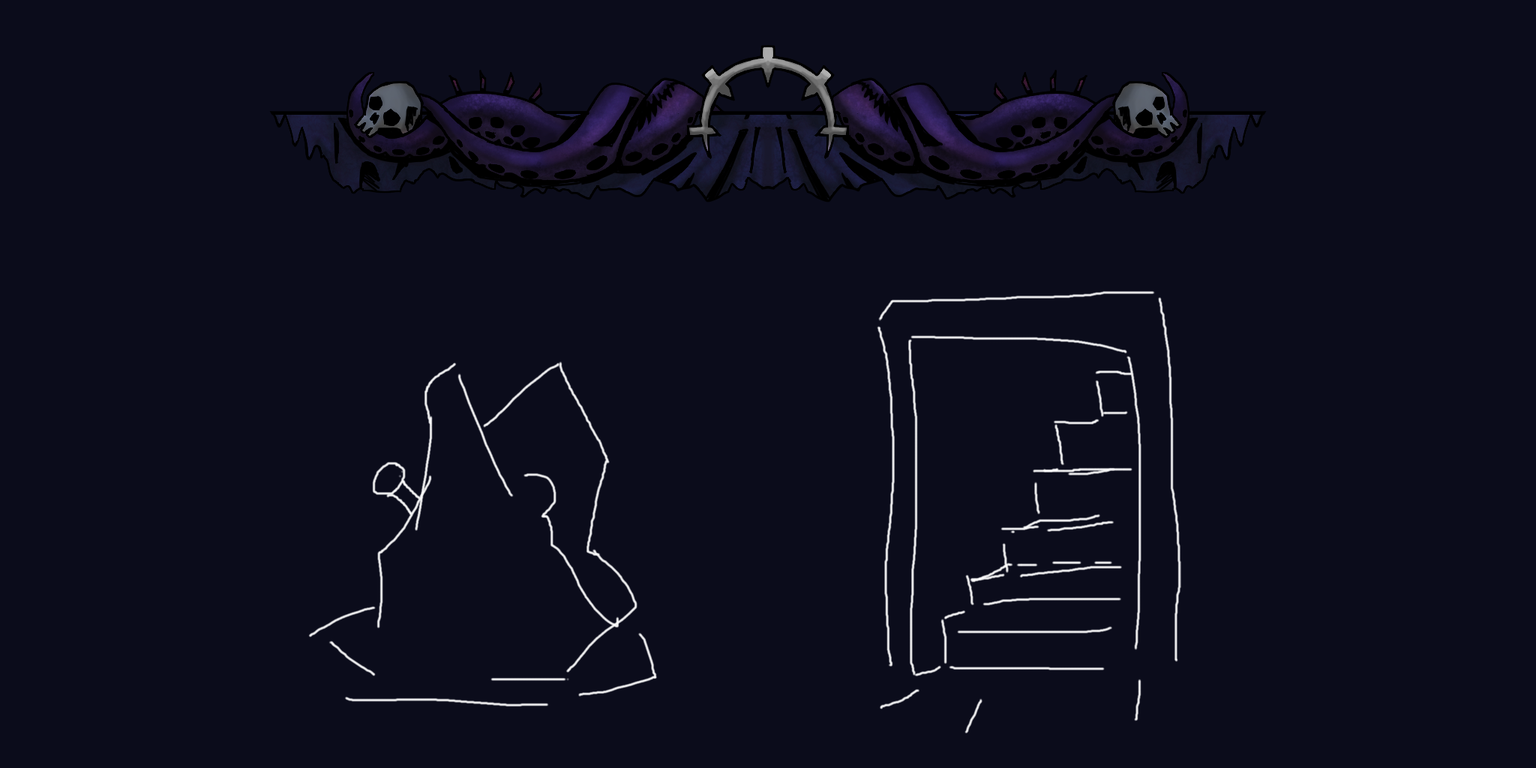
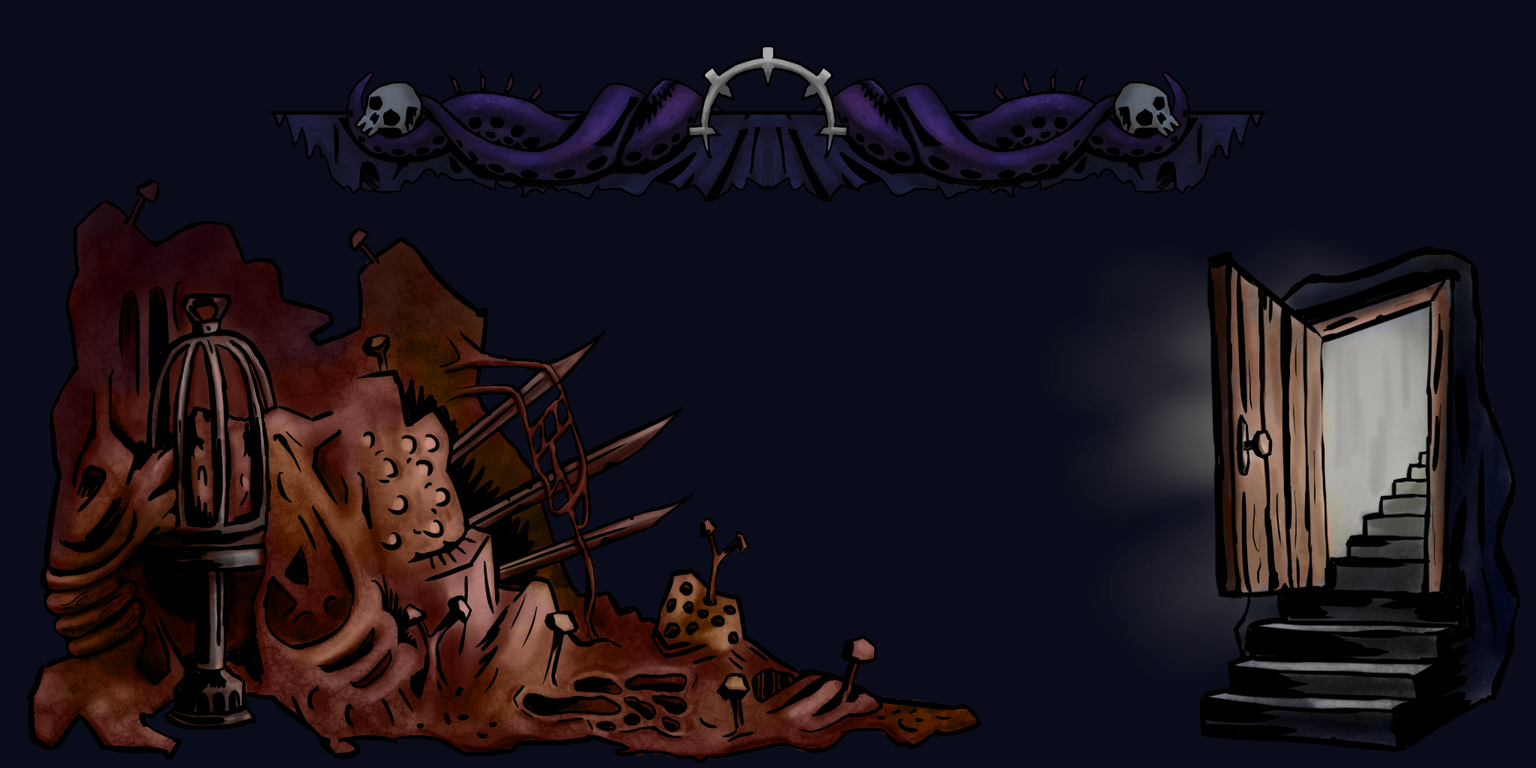
Revision of a layered w=1536, h=768 image; what changed, layer by layer:
added group "Props" with 9 layers above "Text Plate" over [left=26, top=179, right=1521, bottom=764]
added layer "line 2" in group "Props" over [left=47, top=239, right=1521, bottom=764]
added layer "line" in group "Props" over [left=26, top=179, right=1521, bottom=764]
added layer "color" (color) in group "Props" over [left=26, top=179, right=1521, bottom=764]
added layer "darken 2" in group "Props" over [left=26, top=179, right=1521, bottom=764]
added layer "darken" (darken) in group "Props" over [left=26, top=179, right=1521, bottom=764]
added layer "lighten" (lighten) in group "Props" over [left=26, top=179, right=1521, bottom=764]
added layer "texture" (1st of 2, in "Props") in group "Props" over [left=26, top=179, right=1521, bottom=764]
added layer "base" in group "Props" over [left=26, top=179, right=1521, bottom=764]
renamed "Group 2" to "Text Plate", moved it above "Paint Layer 5" over [left=26, top=179, right=1521, bottom=764]
painted on "ink" over [left=26, top=179, right=1521, bottom=764]
painted on "dark" over [left=26, top=179, right=1521, bottom=764]
painted on "light" over [left=26, top=179, right=1521, bottom=764]
painted on "texture" (2nd of 2, in "Text Plate") over [left=239, top=227, right=1296, bottom=261]
painted on "tentacles" over [left=347, top=227, right=1200, bottom=261]
painted on "cloth" over [left=239, top=227, right=1296, bottom=261]
painted on "Paint Layer 1" over [left=239, top=227, right=1296, bottom=261]
renamed "Paint Layer 1" to "Paint Layer 5", hid it, painted on it over [left=26, top=179, right=1521, bottom=764]
painted on "Background" over [left=26, top=179, right=1521, bottom=764]
